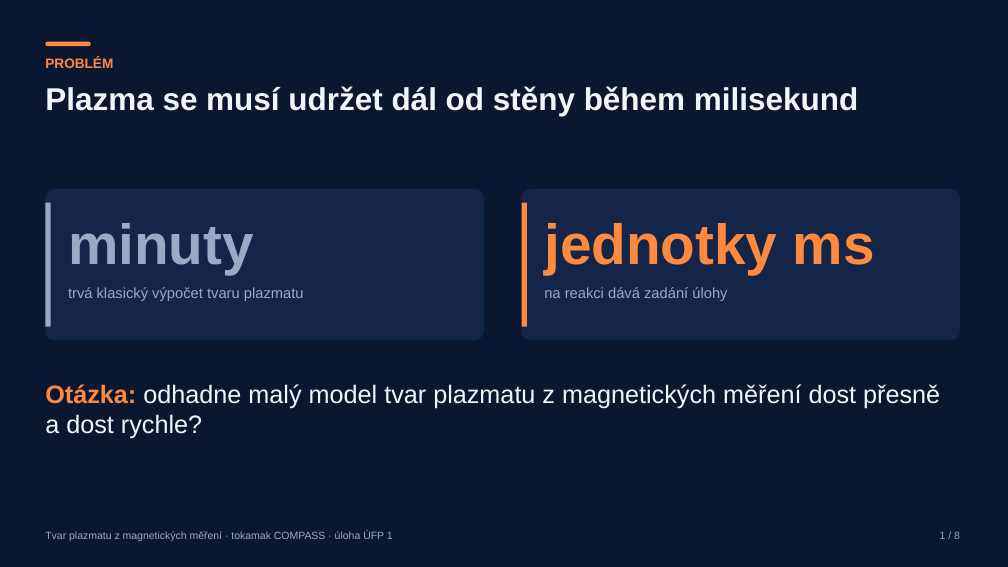
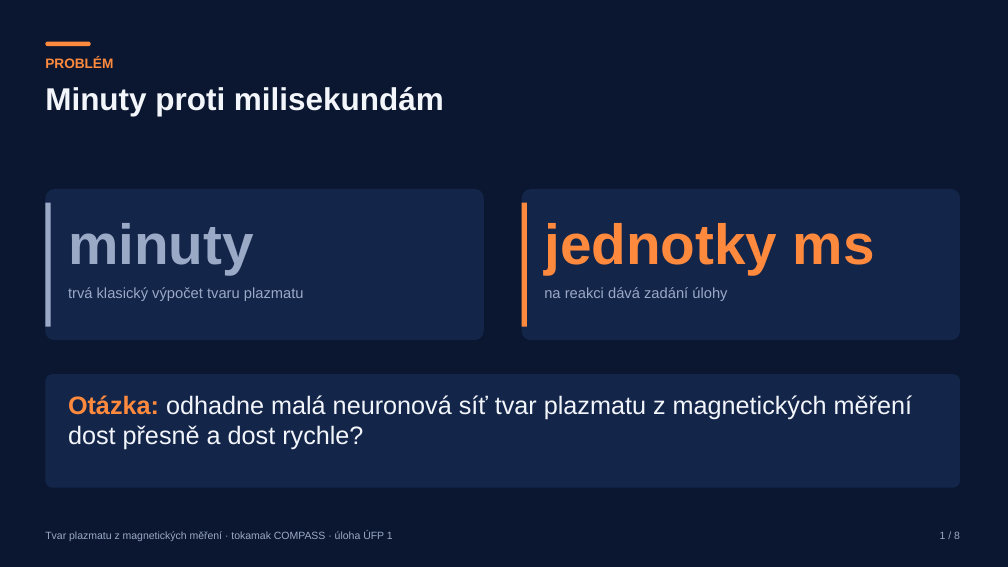
Before and after one commit to mschiller890/hackathon, a slide deck: slide 2 of presentation/deck/slides.pptx (slide 1 before the commit). Drawn at 1008x567 pixels with LibreOffice and Linux fonts; fonts in the diff are those of the drawing; background and template pictures are left out. Boxes give left, top, right and bottom in pixels: in the first picture for what was removed or moved away, otherwise in the second. Text is boxed around its words. In the diff, an @@ line names an element or a change of style, - is before the commit and + after.

```diff
--- a/presentation/deck/slides.pptx
+++ b/presentation/deck/slides.pptx
@@ rectangle added at (0,0,1008,567), fill #0B1730 at 55% opacity @@
@@ text at (45,87,444,116): text changed @@
-Plazma se musí udržet dál od stěny během milisekund
+Minuty proti milisekundám
@@ rounded rectangle added at (45,374,960,488), fill #14254A @@
@@ text at (68,395,912,450): text changed @@
-Otázka: odhadne malý model tvar plazmatu z magnetických měření dost přesně a dost rychle?
+Otázka: odhadne malá neuronová síť tvar plazmatu z magnetických měření dost přesně a dost rychle?
```
Also in this commit, not shown: 4 other slides changed, 5 slides added, 1 other file.
